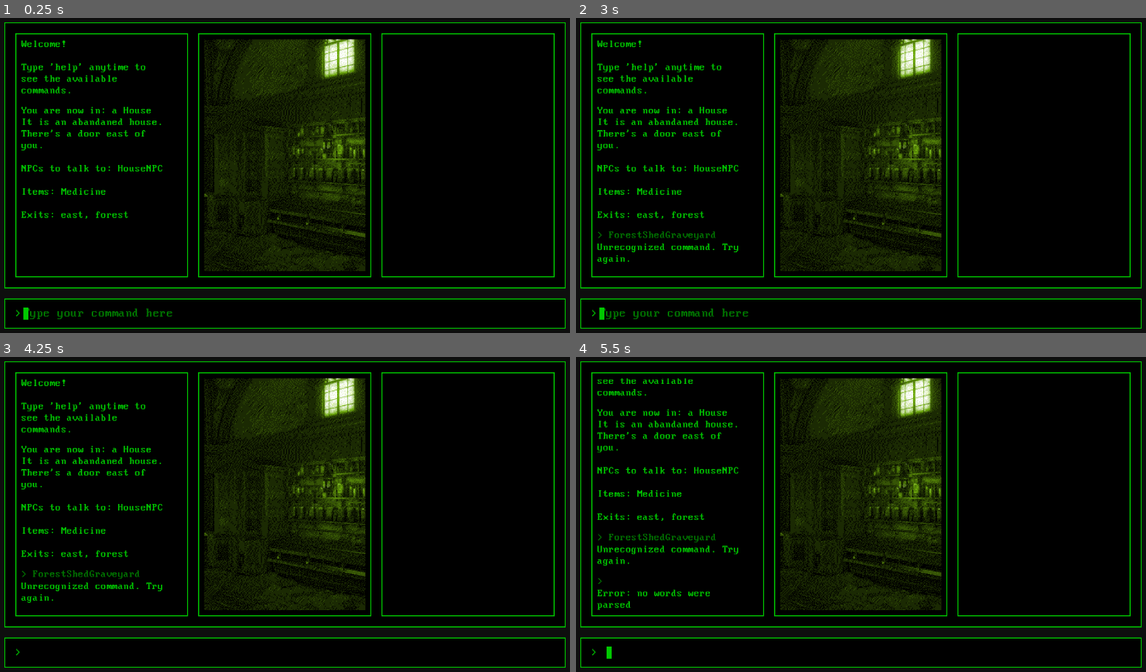
Above: before the commit, frames 1-4 (two rows, left to right).
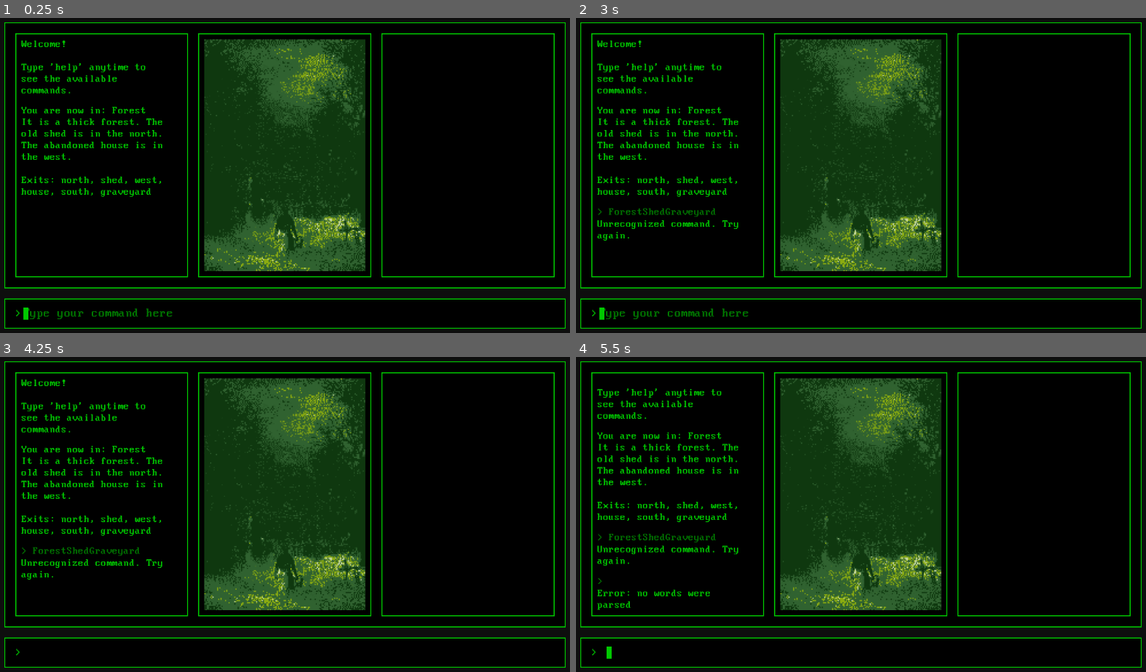
Above: after the commit, the same moments.

Repository: mcpeggin/chalice-dungeons
Game: Godot game, scene res://Game.tscn
Two runs of this game, one before a commit and one after it. Both use one fixed random seed, a clock stepped at 60 frames per second and the inputs below.
Inputs (mouse positions are in pixels of both pictures, inside the frame that each line leads up to):
- Up to frame 1 (0.25 s): no input
- Up to frame 2 (3 s): click (866, 314) at 0.52 s; type "Forest" at 0.6 s; type "Shed" at 1.25 s; type "Graveyard" at 2 s; tap Enter at 2.75 s
- Up to frame 3 (4.25 s): tap Space at 3.5 s
- Up to frame 4 (5.5 s): tap Enter at 4.25 s; tap Space at 5 s

The runs differ from the first frame. In frame 1, 16% of the frame differs, in the area x 3-65%, y 6-81%; in frame 2, 17%; in frame 3, 17%; in frame 4, 17%.

Commit message:
quest_item & reward systems

Diff:
--- a/CommandManager.gd
+++ b/CommandManager.gd
@@ -130,7 +130,11 @@
 	for npc in current_room.npcs:
 		if npc.quest_item != null and second_word.to_lower() == npc.quest_item.name.to_lower():
 			npc.is_quest_item_received = true
-			player.drop_item(second_word)
+			if npc.quest_reward != null:
+				player.pickup(npc.quest_reward)
+			for item in player.inventory:
+				if second_word.to_lower() == item.name.to_lower():
+					player.drop_item(item)
 			return "You give the %s to the %s" % [second_word, npc.name]
 
 	return "That item belongs to no one here."
--- a/Game.gd
+++ b/Game.gd
@@ -26,7 +26,7 @@
 	# first message on launch
 	create_response('Welcome!\n\n' + HELP)
 
-	var starting_room = room_manager.get_child(0)
+	var starting_room = room_manager.get_child(1)
 	var starting_room_response = command_manager.init(starting_room, player)
 
 	image.texture = starting_room.room_texture
--- a/items/ShedKey.tres
+++ b/items/ShedKey.tres
@@ -4,5 +4,5 @@
 
 [resource]
 script = ExtResource("1_2iida")
-name = "A shed key"
+name = "shedKey"
 metadata/_custom_type_script = "uid://bl2q4htxaxo0v"
--- a/npcs/GraveyardNPC.tres
+++ b/npcs/GraveyardNPC.tres
@@ -1,12 +1,14 @@
-[gd_resource type="Resource" script_class="NPC" load_steps=3 format=3 uid="uid://5ucg4njtiddw"]
+[gd_resource type="Resource" script_class="NPC" load_steps=4 format=3 uid="uid://5ucg4njtiddw"]
 
 [ext_resource type="Script" uid="uid://b2fggdx4er4xf" path="res://npcs/NPC.gd" id="1_ce8wx"]
 [ext_resource type="Resource" uid="uid://vk656esphscf" path="res://items/Medicine.tres" id="1_evhte"]
+[ext_resource type="Resource" uid="uid://df1nvsyfpdbvx" path="res://items/ShedKey.tres" id="2_4fv7e"]
 
 [resource]
 script = ExtResource("1_ce8wx")
 name = "GraveyardNPC"
 initial_dialog = "Go to the house, get me some Medicine and go back."
-post_quest_dialog = "Such a good boy, do you always do what you've been told? Here' the key to the shed."
+post_quest_dialog = "Such a good boy, do you always do what you've been told? Here' the key to the shed. Take it."
 quest_item = ExtResource("1_evhte")
+quest_reward = ExtResource("2_4fv7e")
 metadata/_custom_type_script = "uid://b2fggdx4er4xf"
--- a/npcs/NPC.gd
+++ b/npcs/NPC.gd
@@ -9,3 +9,4 @@
 @export var quest_item: Item
 
 var is_quest_item_received: bool = false
+@export var quest_reward: Item
--- a/rooms/RoomManager.gd
+++ b/rooms/RoomManager.gd
@@ -23,6 +23,7 @@
 
 	var shedKey = load_item("ShedKey")
 	$Graveyard.add_item(shedKey)
+	graveyardNPC.quest_reward = shedKey
 	shedKey.use_value = shedExit
 
 # helpers
